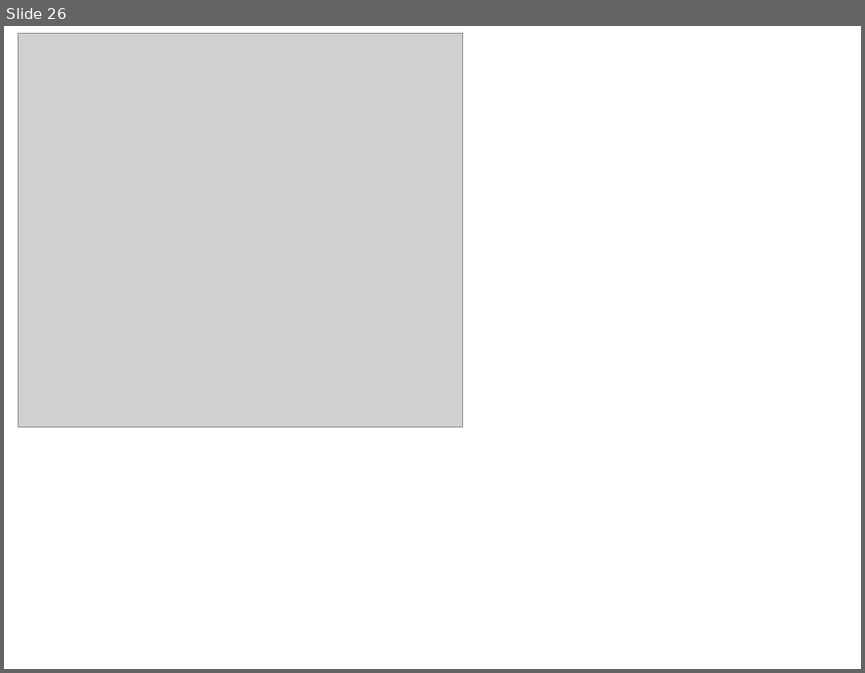
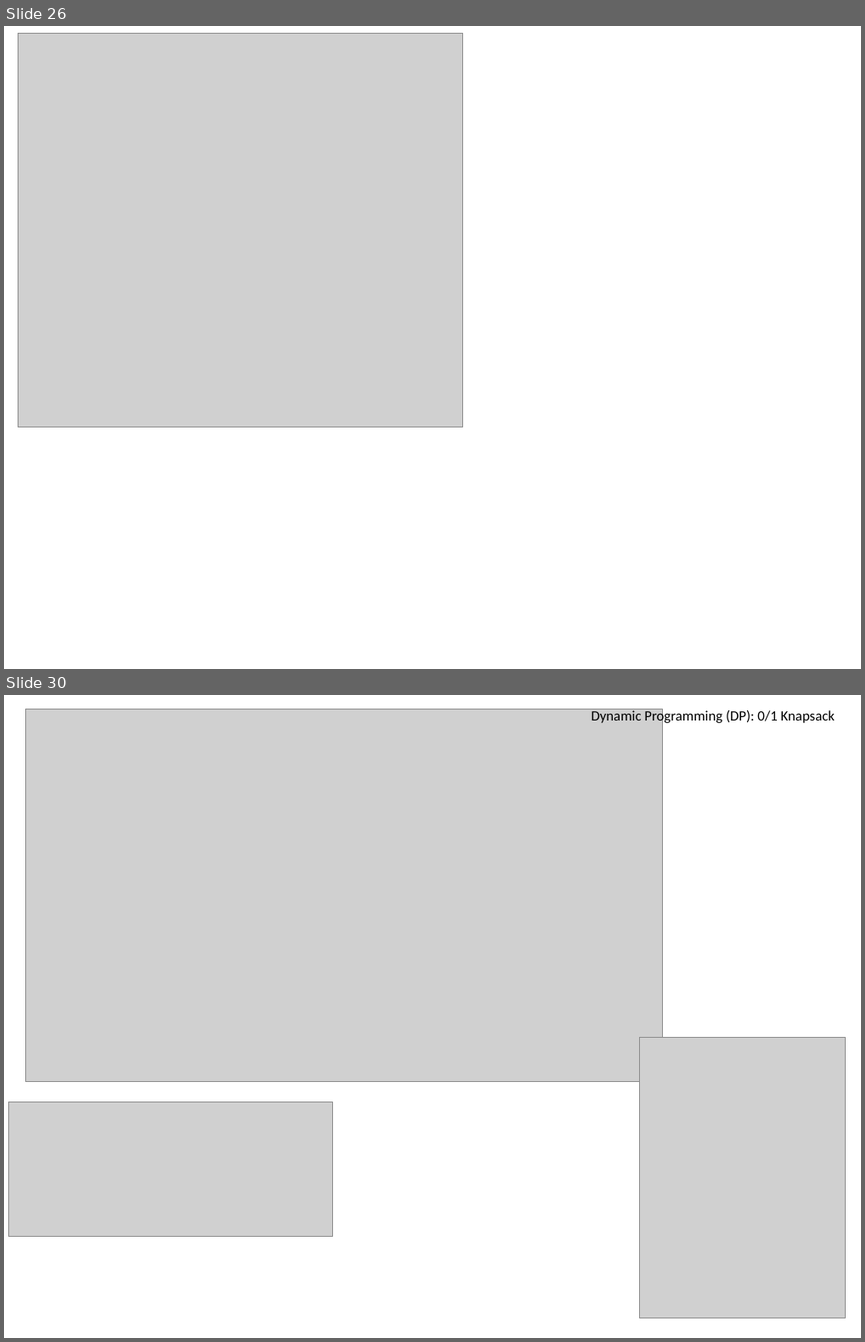
Before and after one commit to edvelezg/unb-java2, a slide deck: EBooks/Diagrams.pptx. Shown one above the other, each under a label of ours: slide 26 before the commit, slides 26 and 30 after it; the slides between them are not shown. The pictures are 865x673 and 865x1342 pixels, drawn with LibreOffice and Linux fonts; fonts in the diff are those of the drawing; grey boxes stand for pictures. Boxes give left, top, right and bottom in pixels: in the first picture for what was removed or moved away, otherwise in the second. Text is boxed around its words. In the diff, an @@ line names an element or a change of style, - is before the commit and + after.

```diff
--- a/EBooks/Diagrams.pptx
+++ b/EBooks/Diagrams.pptx
@@ slide 30 added at (x1=4, y1=695, x2=861, y2=1338), background #FFFFFF @@
@@ picture added at (x1=25, y1=709, x2=663, y2=1082) @@
@@ text added at (x1=591, y1=709, x2=834, y2=724), 12 pt, text #000000 @@
+Dynamic Programming (DP): 0/1 Knapsack
@@ picture added at (x1=640, y1=1038, x2=846, y2=1318) @@
@@ picture added at (x1=8, y1=1102, x2=332, y2=1236) @@
```
Also in this commit, not shown: 1 slide changed, 4 other slides added, 5 slides removed, 4 other files.
